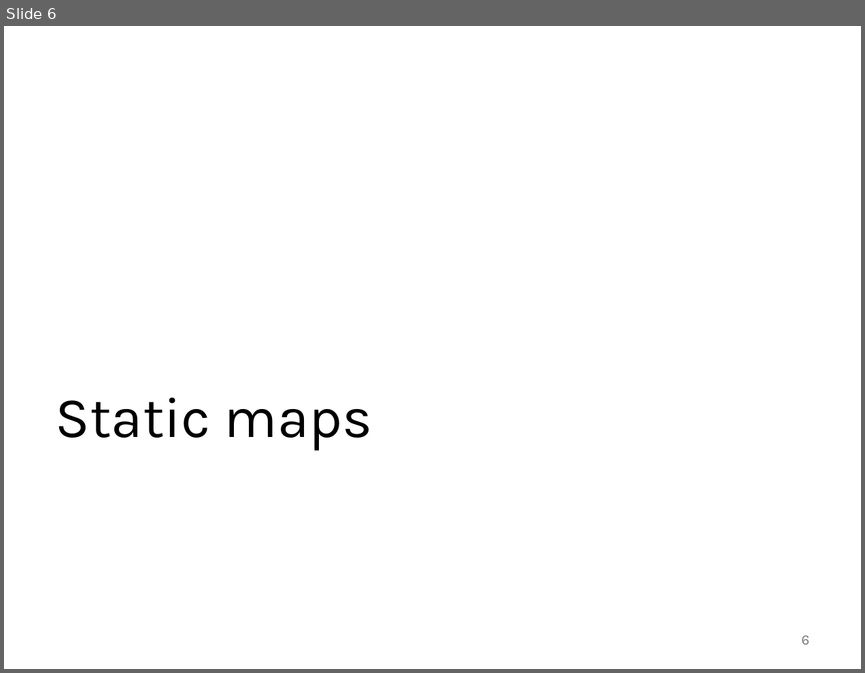
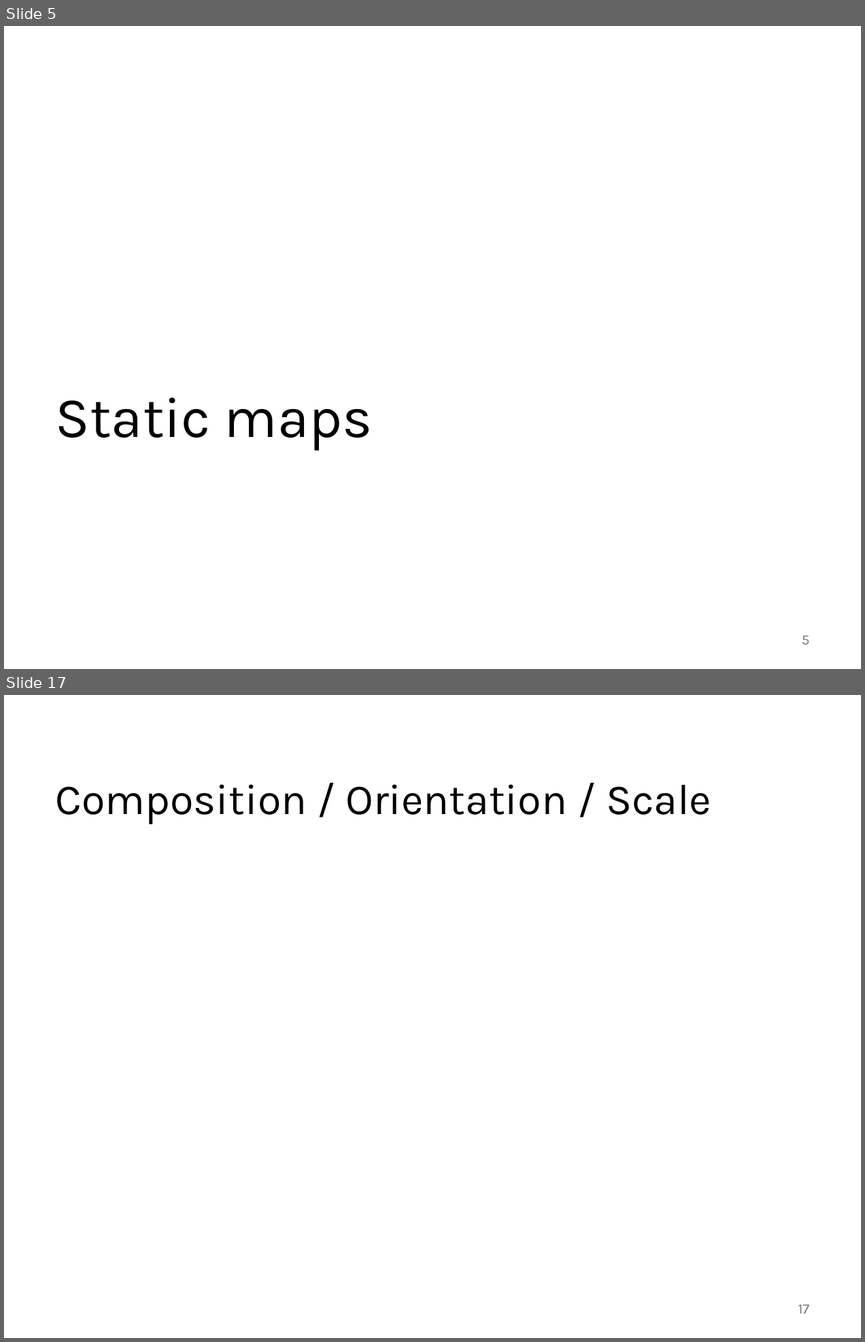
Before and after one commit to abuabara/abuabara.github.io, a slide deck: DAEN489S26/week11_slides.pptx. Shown one above the other, each under a label of ours: slide 6 before the commit, slides 5 and 17 after it; the slides between them are not shown. The pictures are 865x673 and 865x1342 pixels, drawn with LibreOffice and Linux fonts; fonts in the diff are those of the drawing. Boxes give left, top, right and bottom in pixels: in the first picture for what was removed or moved away, otherwise in the second. Text is boxed around its words. In the diff, an @@ line names an element or a change of style, - is before the commit and + after.

```diff
--- a/DAEN489S26/week11_slides.pptx
+++ b/DAEN489S26/week11_slides.pptx
@@ slide 17 added at [4,695,861,1338], background #FFFFFF @@
@@ title added at [56,784,711,824], 36 pt, text #000000 @@
+Composition / Orientation / Scale
@@ page number added at [798,1304,810,1313], 12 pt, text #797979 @@
+17
@@ what was slide 6 is now slide 5 @@
@@ page number at [802,635,810,644]: text changed @@
-6
+5
```
Also in this commit, not shown: 4 slides changed, 15 other slides added, 2 slides removed, 2 other files.
